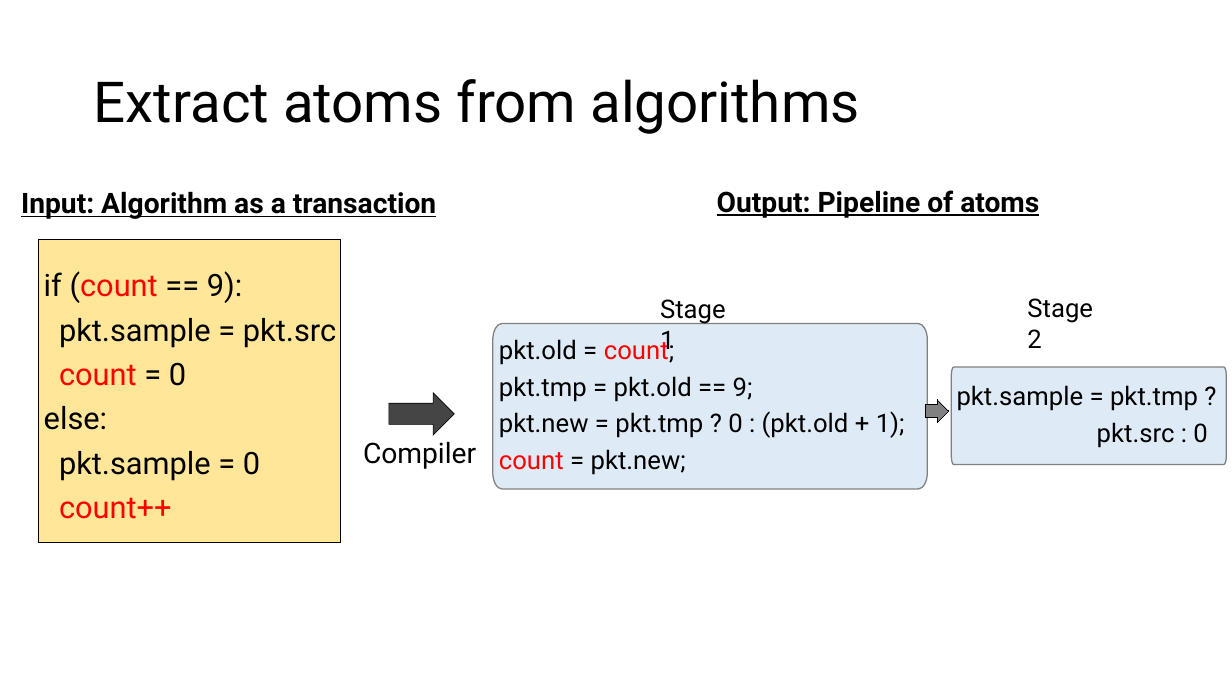
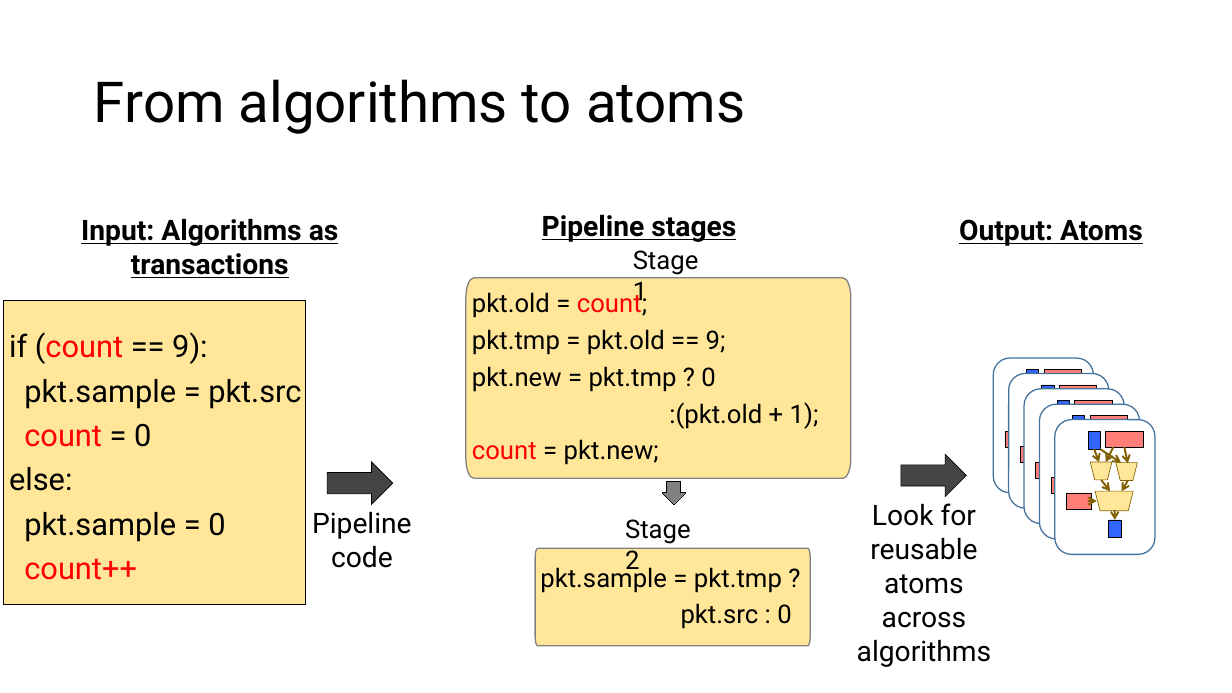
Before and after one commit to anirudhSK/pifo-domino-marple-ppts, a slide deck: slide 31 of combined_domino_pifo.pptx (slide 36 before the commit). Drawn at 1232x693 pixels with LibreOffice and Linux fonts; fonts in the diff are those of the drawing. Boxes give left, top, right and bottom in pixels: in the first picture for what was removed or moved away, otherwise in the second. Text is boxed around its words. In the diff, an @@ line names an element or a change of style, - is before the commit and + after.

```diff
--- a/combined_domino_pifo.pptx
+++ b/combined_domino_pifo.pptx
@@ title at (94,79,745,134): text changed @@
-Extract atoms from algorithms
+From algorithms to atoms
@@ text at (81,218,339,278): text changed @@
-Input: Algorithm as a transaction
+Input: Algorithms as transactions
@@ text added at (542,214,736,242), 22 pt, text #000000, bold, underline @@
+Pipeline stages
@@ text "Stage 1": place and size @@
-text "Stage 1" at (660,299,726,355)
+text "Stage 1" at (633,250,699,307)
@@ text at (959,219,1143,246): text changed @@
-Output: Pipeline of atoms
+Output: Atoms
@@ freeform shape "pkt.old = count;": place and size @@
-freeform shape "pkt.old = count;" at (493,323,927,489)
+freeform shape "pkt.old = count;" at (466,278,851,479)
@@ freeform shape "pkt.old = count;" at (466,278,851,479): fill #DEEBF7 to #FFE699 @@
@@ text "if (count == 9):": place and size @@
-text "if (count == 9):" at (44,271,336,519)
+text "if (count == 9):" at (9,332,301,580)
@@ rectangle: place and size @@
-rectangle at (39,239,340,543)
+rectangle at (4,300,305,604)
@@ text in freeform shape at (472,366,819,429): text changed @@
-pkt.new = pkt.tmp ? 0 : (pkt.old + 1);
+pkt.new = pkt.tmp ? 0
+:(pkt.old + 1);
@@ text removed at (363,441,476,469) @@
-Compiler
@@ group added at (994,359,1093,494): 3 rectangles, 1 rounded rectangle @@
@@ group added at (1009,373,1109,508): 3 rectangles, 1 rounded rectangle @@
@@ right arrow: place and size @@
-right arrow at (389,393,455,435)
+right arrow at (327,462,393,505)
@@ right arrow added at (901,455,967,497), fill #454545, outline #000000 0.5 pt @@
@@ group added at (1024,389,1124,524): 3 rectangles, 1 rounded rectangle @@
@@ group added at (1040,405,1140,540): 3 rectangles, 1 rounded rectangle @@
@@ text "Stage 2" rewrapped from (1027,298,1093,348) to (625,519,691,575) @@
@@ freeform shape at (663,482,686,505): rotation 90 to 180 degrees; outline redrawn @@
@@ text added at (857,503,991,667), 22 pt, text #000000 @@
+Look for
+reusable
+atoms
+across algorithms
@@ group added at (1055,420,1155,555): 8 arrows, 4 rectangles, 3 trapezoids, 1 rounded rectangle @@
@@ text added at (312,511,412,568), 22 pt, text #000000 @@
+Pipeline
+code
@@ freeform shape "pkt.sample = pkt.tmp ?" at (535,548,811,646): fill #DEEBF7 to #FFE699 @@
@@ freeform shape "pkt.sample = pkt.tmp ?": place and size @@
-freeform shape "pkt.sample = pkt.tmp ?" at (952,367,1227,465)
+freeform shape "pkt.sample = pkt.tmp ?" at (535,548,811,646)
```
Also in this commit, not shown: 25 other slides changed, 8 slides added, 7 slides removed, 1 other file.
